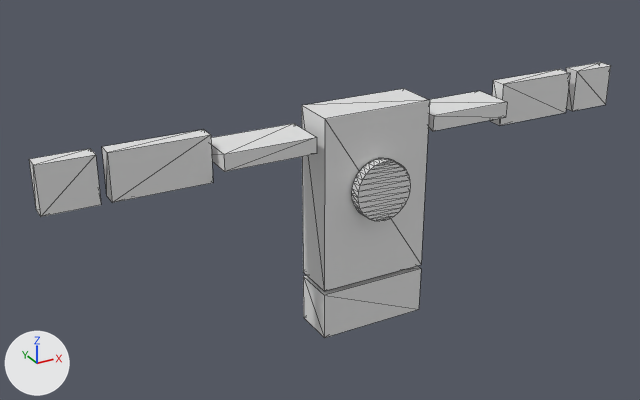
The glTF model public/modelos/androide.glb, before and after one commit.
Camera for both pictures: a 50 mm camera at (-4.83, -7.76, 4.8) aimed at (-0.44, 0.23, 0.81). Every picture has the same lights, and +X, +Y and +Z are marked at lower left. Mesh edges are drawn as thin lines. Vertices at the same position are counted once.

Names of what the first picture shows: 'Figura'.
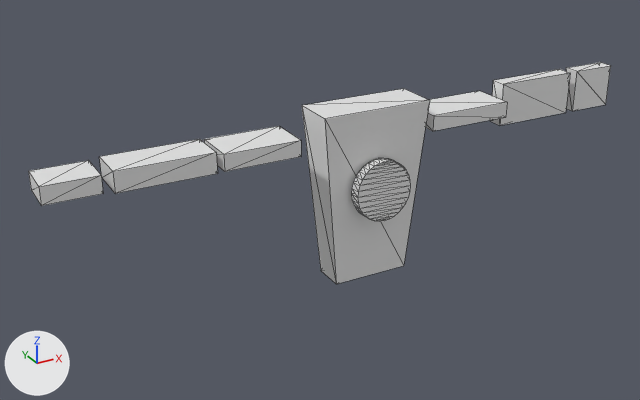
Where the change shows, as pixel boxes [x1, y1, x2, y2] in the pictures (640 x 400 px; the box of a moved part takes in the faces that stretch with it):
'Figura', reshaped (19% shorter)
    before: [29, 62, 611, 338]
    after: [28, 62, 611, 284]
part 1 of me_cube_001, added
    after: [28, 160, 103, 206]
part 2 of me_cube_001, added
    after: [99, 139, 218, 193]
part 3 of me_cube_001, deleted
    before: [303, 266, 421, 338]
part 4 of me_cube_001, deleted
    before: [102, 130, 213, 203]
part 5 of me_cube_001, deleted
    before: [29, 149, 101, 217]
part 6 of me_cube_001, moved or reshaped
    before: [302, 100, 430, 291]
    after: [302, 100, 430, 284]
part 7 of me_cube_001, moved or reshaped
    before: [211, 123, 317, 171]
    after: [205, 126, 301, 171]

The change in detail:
me_cube_001 has 128 vertices, 220 faces and spans x -3.52..3.49, y -0.42..0.25, z -0.67..1.94.
me_cube_001 is used by ob_figura; location (0.0, 0.0, 0.0).
Verts and faces of me_cube_001; kept vertices keep their numbers, new ones are numbered from 128.
Before the commit, vertices of me_cube_001: 12 (-0.65, -0.25, -0.06) at pixel (324, 291), 13 (0.65, -0.25, -0.06) at pixel (421, 264), 14 (-0.65, 0.25, -0.06) at pixel (303, 272), 15 (0.65, 0.25, -0.06).
Before the commit, vertices of me_cube_001: 42 (-0.74, 0.25, 1.75) at pixel (293, 123), 43 (-0.74, -0.25, 1.75) at pixel (316, 137), 44 (-0.74, -0.25, 1.58) at pixel (316, 153), 46 (-0.74, 0.25, 1.58).
me_cube_001 part 1: a new loose piece, a box spanning x -3.52..-2.96, y -0.21..0.21, z 1.57..1.76, in mat_material (white #e7e7e7).
me_cube_001 part 2: a new loose piece, a box spanning x -2.85..-1.83, y -0.22..0.22, z 1.55..1.78, in mat_material (white #e7e7e7).
me_cube_001 part 3: the loose piece of 8 vertices spanning x -0.65..0.65, y -0.25..0.25, z -0.67..-0.11 is deleted.
me_cube_001 part 4: the loose piece of 8 vertices spanning x -2.85..-1.83, y -0.09..0.09, z 1.41..1.92 is deleted.
me_cube_001 part 5: the loose piece of 8 vertices spanning x -3.52..-2.96, y -0.09..0.09, z 1.41..1.92 is deleted.
Part 6, on me_cube_001:
Vertex 12 moves to (-0.46, -0.18, -0.06), pixel (336, 284).
Vertex 13 moves to (0.46, -0.18, -0.06), pixel (403, 265).
Vertex 14 moves to (-0.46, 0.18, -0.06), pixel (320, 270).
Vertex 15 moves to (0.46, 0.18, -0.06).
Part 7, on me_cube_001:
Vertices 42, 43, 44, 46 move by (-0.18, 0.0, 0.0).
